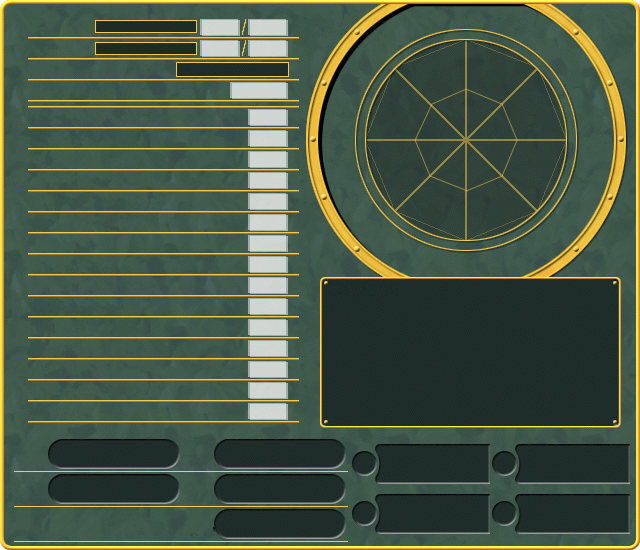
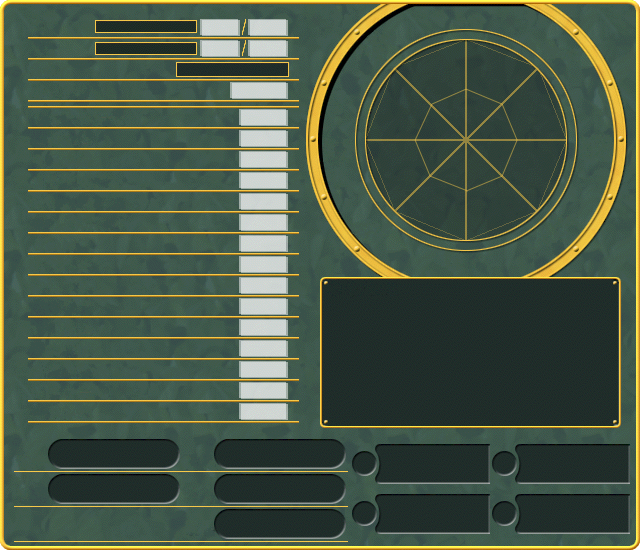
Comparing the layer stacks of the two 640px x 550px images. Changes:
painted on "sta_a00.png" over (x1=213, y1=109, x2=288, y2=532)
